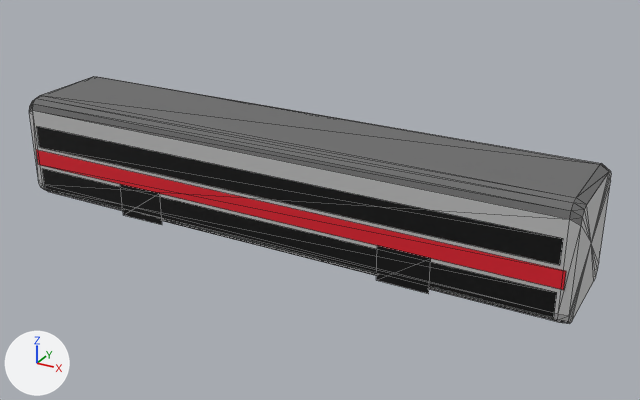
The glTF model assets-src/models/train/rer_generic_A__neutral.glb as it was, and as the next commit left it.
Both versions are drawn from a 50 mm camera at (10.66, -17.85, 9.96) aimed at (0.75, 0.17, 0.95). Arrows for +X, +Y and +Z are at lower left; the lights stay in place. The picture after the commit comes second. Mesh edges are drawn as thin lines. Vertices at exactly the same position are counted once.

Names of what the first picture shows: 'rer_generic_A__neutral'.
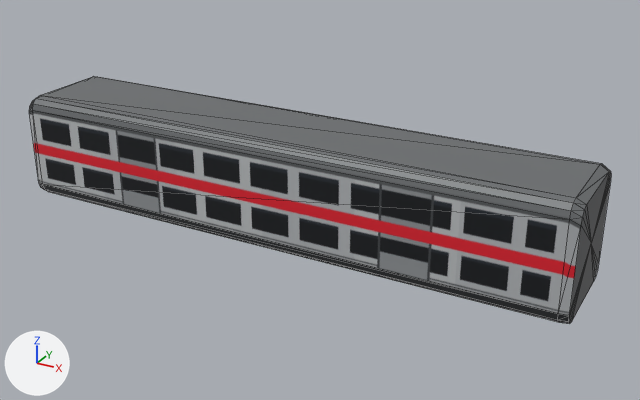
Location of each change, (x1, y1, x2, y2) in pixels of the pictures (640 x 400 px):
part 1 of me_rer_generic_a__neutral, deleted: before (36, 127, 566, 318)
part 2 of me_rer_generic_a__neutral, recoloured: (42, 188, 570, 324) in both
part 3 of me_rer_generic_a__neutral, recoloured: (29, 111, 611, 323) in both
part 4 of me_rer_generic_a__neutral, edited (looks the same): (29, 76, 610, 225) in both

The edits, one by one:
Picture 'Image_0' (img_image_0) is new.
Material 'caisse_rer' (mat_caisse_rer) is new.
Its texture is img_image_0.
Its metallic is 0.16.
Its roughness is 0.52.
me_rer_generic_a__neutral is used by ob_rer_generic_a__neutral; location (0.0, 0.0, 0.0).
me_rer_generic_a__neutral had 106 vertices, 148 faces and spanned x -7.5..7.5, y -1.4..1.4, z 0.0..2.8.
me_rer_generic_a__neutral no longer uses material mat_ceinture_rer_a (red #eb2132).
me_rer_generic_a__neutral no longer uses material mat_vitrage_sombre (black #171717).
me_rer_generic_a__neutral now has 66 vertices, 128 faces and spans x -7.5..7.5, y -1.4..1.4, z 0.0..2.8.
me_rer_generic_a__neutral part 1: 10 loose pieces with 40 vertices, spanning x -7.3..7.3, y -1.4..1.4, z 0.0..2.1, are deleted.
me_rer_generic_a__neutral part 2: 30 faces spanning x -7.5..7.5, y -1.4..1.4, z 0.0..0.2 switch from mat_soubassement (dark grey #363636) to mat_caisse_rer (picture img_image_0).
me_rer_generic_a__neutral part 3: 56 faces spanning x -7.5..7.5, y -1.4..1.4, z 0.0..2.7 switch from mat_caisse_neutre (light grey #c7c7c7) to mat_caisse_rer (picture img_image_0).
me_rer_generic_a__neutral part 4: 42 faces spanning x -7.5..7.5, y -1.4..1.4, z 2.4..2.8 switch from mat_toiture (grey #707070) to mat_caisse_rer (picture img_image_0).
